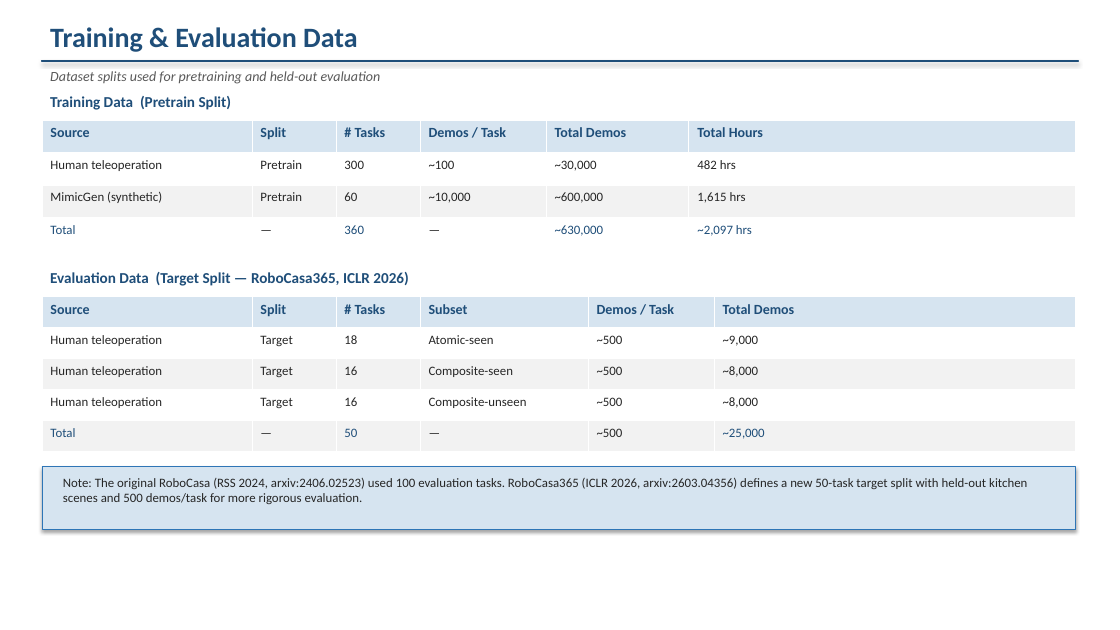
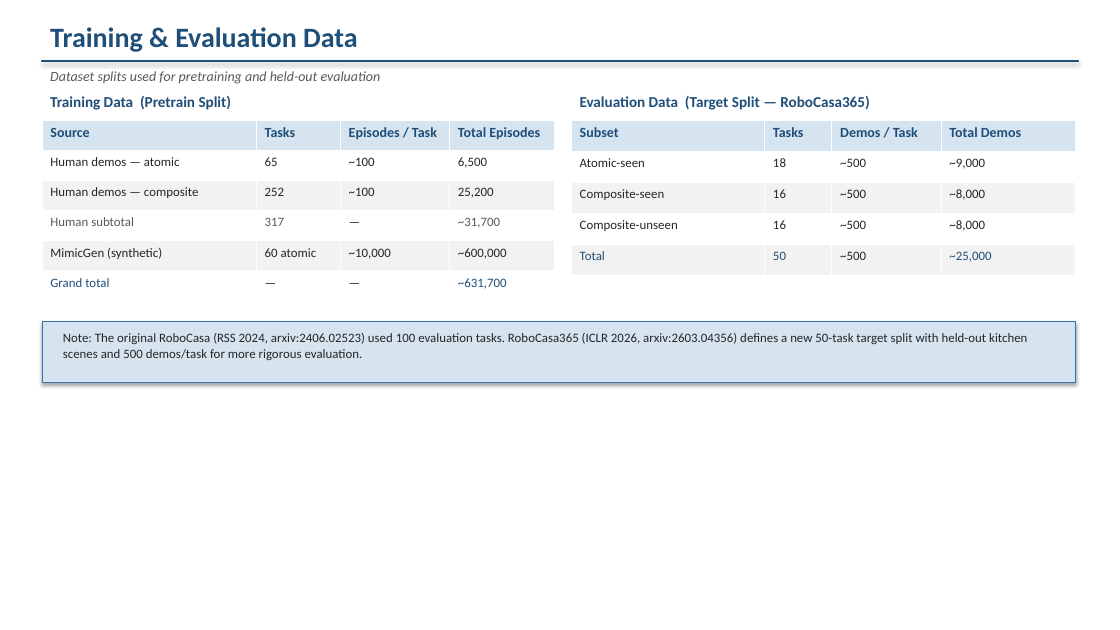
Before and after one commit to akira398/robocasa, a slide deck: slide 7 of robocasa_slides.pptx. Drawn at 1120x630 pixels with LibreOffice and Linux fonts; fonts in the diff are those of the drawing. Boxes give left, top, right and bottom in pixels: in the first picture for what was removed or moved away, otherwise in the second. Text is boxed around its words. In the diff, an @@ line names an element or a change of style, - is before the commit and + after.

Commit message:
Update slide 5c: side-by-side training/eval tables
Training (left): atomic (65 tasks, 6,500 eps) + composite (252, 25,200) +
MimicGen (60, 600k) = ~631,700 total episodes.
Evaluation (right): 3-split breakdown (atomic-seen 18, composite-seen 16,
composite-unseen 16) = 25,000 total demos.

```diff
--- a/robocasa_slides.pptx
+++ b/robocasa_slides.pptx
@@ text at (580,96,869,110): text changed @@
-Evaluation Data (Target Split — RoboCasa365, ICLR 2026)
+Evaluation Data (Target Split — RoboCasa365)
@@ table at (42,120,555,301) @@
-Source | Split | # Tasks | Demos / Task | Total Demos | Total Hours
-Human teleoperation | Pretrain | 300 | ~100 | ~30,000 | 482 hrs
-MimicGen (synthetic) | Pretrain | 60 | ~10,000 | ~600,000 | 1,615 hrs
-Total | — | 360 | — | ~630,000 | ~2,097 hrs
+Source | Tasks | Episodes / Task | Total Episodes
+Human demos — atomic | 65 | ~100 | 6,500
+Human demos — composite | 252 | ~100 | 25,200
+Human subtotal | 317 | — | ~31,700
+MimicGen (synthetic) | 60 atomic | ~10,000 | ~600,000
+Grand total | — | — | ~631,700
@@ table: place and size @@
-table at (42,120,1075,250)
+table at (42,120,555,301)
@@ table at (571,120,1075,276) @@
-column 1: Source | Human teleoperation | Human teleoperation | Human teleoperation | Total
-column 2: Split | Target | Target | Target | —
-column 3: # Tasks | 18 | 16 | 16 | 50
-column 4: Subset | Atomic-seen | Composite-seen | Composite-unseen | —
+column 1: Subset | Atomic-seen | Composite-seen | Composite-unseen | Total
+column 2: Tasks | 18 | 16 | 16 | 50
@@ table: place and size @@
-table at (42,297,1075,452)
+table at (571,120,1075,276)
@@ rectangle: place and size @@
-rectangle at (42,466,1075,529)
+rectangle at (42,322,1075,382)
@@ text "Note: The original RoboCasa (RSS ...": place and size @@
-text "Note: The original RoboCasa (RSS ..." at (63,478,1027,504)
+text "Note: The original RoboCasa (RSS ..." at (63,333,1027,360)
```
Also in this commit, not shown: 1 other file.
